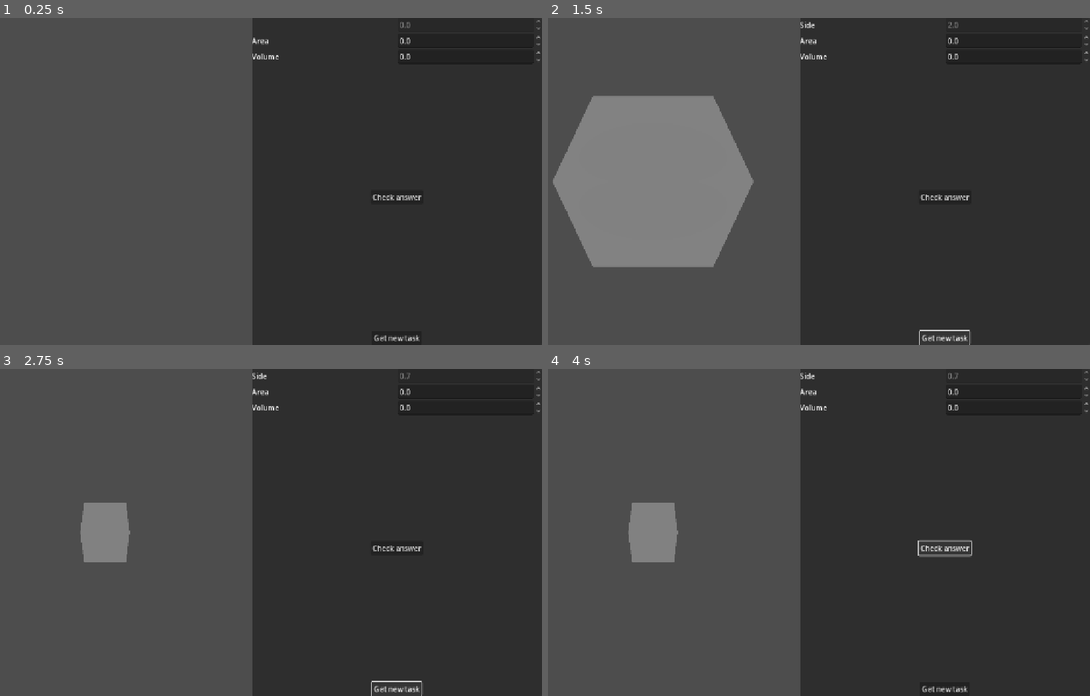
Above: before the commit, frames 1-4 (two rows, left to right).
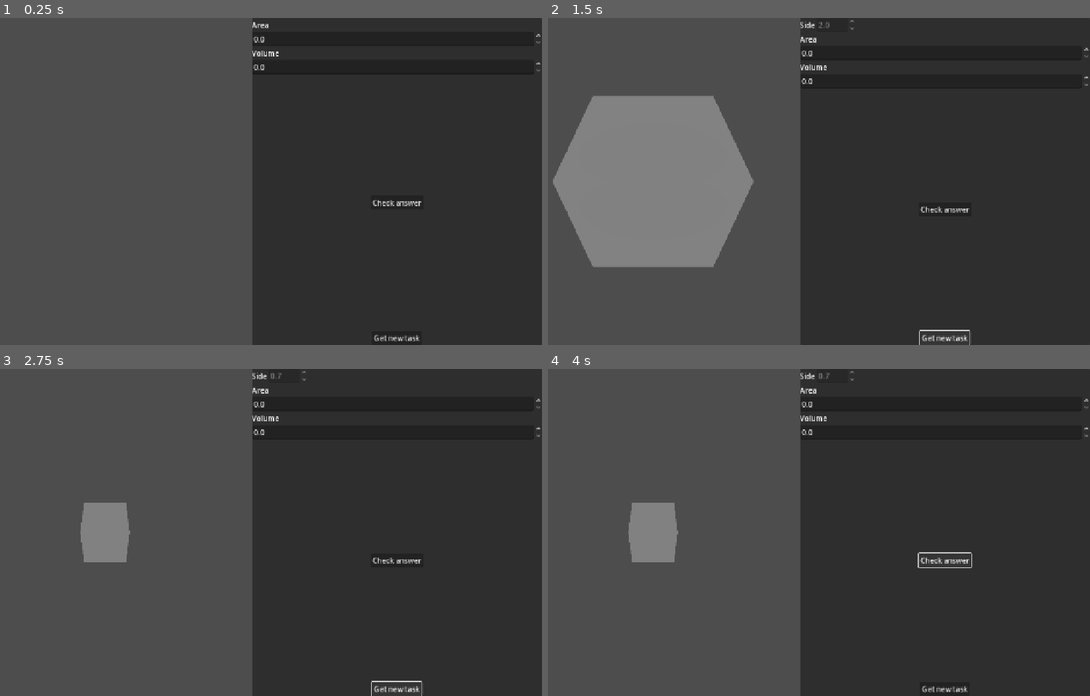
Above: after the commit, the same moments.

Repository: Paraross/geo-app
Game: Godot game, scene res://main.tscn
The game is run twice, just before and just after one commit, with the same random seed, the same clock (stepped at 60 frames per second) and the same inputs.
Inputs:
- Up to frame 1 (0.25 s): no input
- Up to frame 2 (1.5 s): click "Check answer" at 0.5 s; click "Get new task" at 1.25 s
- Up to frame 3 (2.75 s): click "Get new task" at 2 s
- Up to frame 4 (4 s): click "Check answer" at 2.75 s; click "Check answer" at 3.5 s

The runs differ from the first frame. In frame 1, 0.5% of the frame differs, in the area x 46-100%, y 0-58%; in frame 2, 0.5%; in frame 3, 0.5%; in frame 4, 0.8%, in the area x 46-100%, y 0-61%.

Commit message:
Build input UI dynamically based on current task

Diff:
--- a/main.gd
+++ b/main.gd
@@ -3,17 +3,34 @@
 @onready var shape_world: ShapeWorld = $HBoxContainer/ShapeViewportContainer/ShapeViewport/ShapeWorld
 
 @onready var task_data_grid: GridContainer = $HBoxContainer/PanelContainer/VBoxContainer/TaskDataGrid
-@onready var side_spin_box: SpinBox = task_data_grid.get_node("SideSpinBox")
-@onready var area_spin_box: SpinBox = task_data_grid.get_node("AreaSpinBox")
-@onready var volume_spin_box: SpinBox = task_data_grid.get_node("VolumeSpinBox")
+
+@onready var task_answer_grid: GridContainer = $HBoxContainer/PanelContainer/VBoxContainer/TaskAnswerGrid
+@onready var area_spin_box: SpinBox = task_answer_grid.get_node("AreaSpinBox")
+@onready var volume_spin_box: SpinBox = task_answer_grid.get_node("VolumeSpinBox")
 
 @onready var check_answer_button: Button = $HBoxContainer/PanelContainer/VBoxContainer/CheckAnswerButton
 @onready var new_task_button: Button = $HBoxContainer/PanelContainer/VBoxContainer/NewTaskButton
 
 func _on_button_pressed() -> void:
 	shape_world.spawn_new_task()
-	$HBoxContainer/PanelContainer/VBoxContainer/TaskDataGrid/SideLabel.text = shape_world.current_task.values()[0][0]
-	side_spin_box.value = shape_world.current_task.values()[0][1]
+
+	for child in task_data_grid.get_children():
+		assert(child is Label or child is SpinBox)
+		child.queue_free()
+
+	for value_pair: Array in shape_world.current_task.values():
+		var value_name: String = value_pair[0]
+		var value_value: float = value_pair[1]
+
+		var label := Label.new()
+		label.text = value_name
+		task_data_grid.add_child(label)
+
+		var spin_box := SpinBox.new()
+		spin_box.editable = false
+		spin_box.step = 0.1
+		spin_box.value = value_value
+		task_data_grid.add_child(spin_box)
 
 
 func _on_check_answer_button_pressed() -> void:
@@ -41,3 +58,5 @@
 	else:
 		print("incorrect volume")
 		print(shape_world.current_task.volume_tip())
+
+	print()
--- a/main.tscn
+++ b/main.tscn
@@ -35,29 +35,34 @@
 columns = 2
 
 [node name="SideLabel" type="Label" parent="HBoxContainer/PanelContainer/VBoxContainer/TaskDataGrid"]
+visible = false
 layout_mode = 2
 size_flags_horizontal = 3
 
 [node name="SideSpinBox" type="SpinBox" parent="HBoxContainer/PanelContainer/VBoxContainer/TaskDataGrid"]
+visible = false
 layout_mode = 2
 size_flags_horizontal = 3
 step = 0.1
 editable = false
 
-[node name="AreaLabel" type="Label" parent="HBoxContainer/PanelContainer/VBoxContainer/TaskDataGrid"]
+[node name="TaskAnswerGrid" type="GridContainer" parent="HBoxContainer/PanelContainer/VBoxContainer"]
+layout_mode = 2
+
+[node name="AreaLabel" type="Label" parent="HBoxContainer/PanelContainer/VBoxContainer/TaskAnswerGrid"]
 layout_mode = 2
 text = "Area"
 
-[node name="AreaSpinBox" type="SpinBox" parent="HBoxContainer/PanelContainer/VBoxContainer/TaskDataGrid"]
+[node name="AreaSpinBox" type="SpinBox" parent="HBoxContainer/PanelContainer/VBoxContainer/TaskAnswerGrid"]
 layout_mode = 2
 size_flags_horizontal = 3
 step = 0.01
 
-[node name="VolumeLabel" type="Label" parent="HBoxContainer/PanelContainer/VBoxContainer/TaskDataGrid"]
+[node name="VolumeLabel" type="Label" parent="HBoxContainer/PanelContainer/VBoxContainer/TaskAnswerGrid"]
 layout_mode = 2
 text = "Volume"
 
-[node name="VolumeSpinBox" type="SpinBox" parent="HBoxContainer/PanelContainer/VBoxContainer/TaskDataGrid"]
+[node name="VolumeSpinBox" type="SpinBox" parent="HBoxContainer/PanelContainer/VBoxContainer/TaskAnswerGrid"]
 layout_mode = 2
 size_flags_horizontal = 3
 step = 0.01
